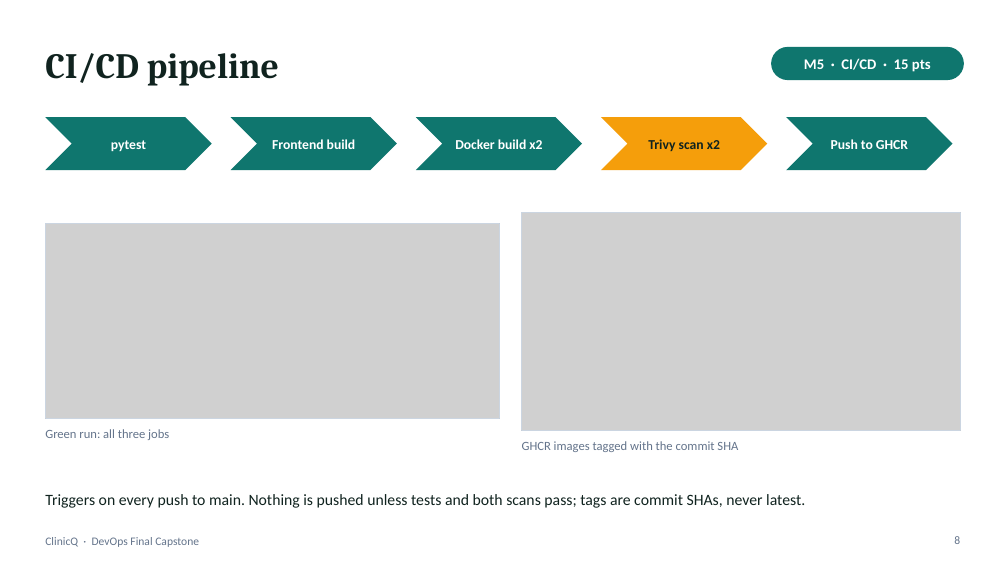
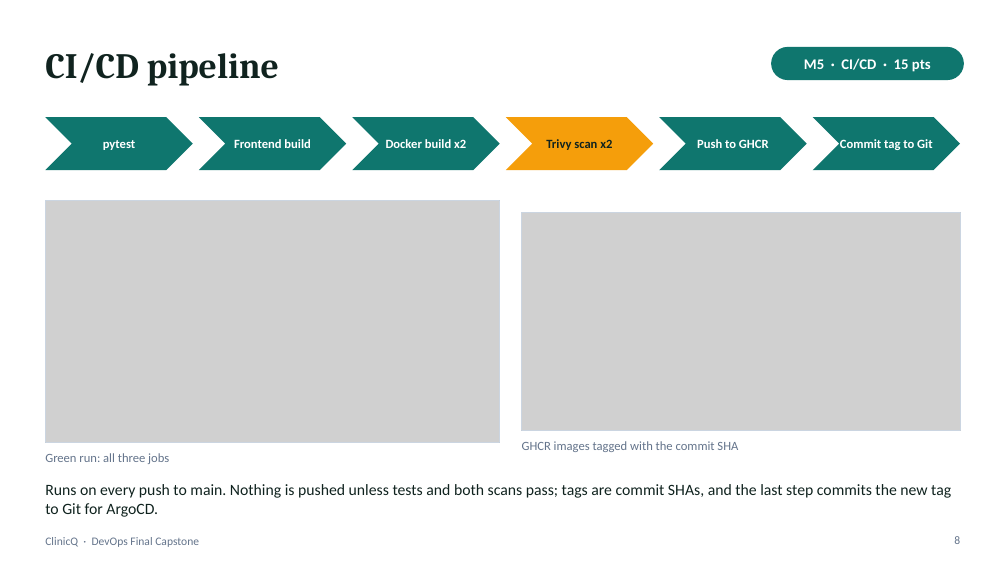
Before and after one commit to Aryan-Bhendarkar/ClinicQ, a slide deck: slide 8 of demo/ClinicQ-DevOps-Capstone.pptx. Drawn at 1008x567 pixels with LibreOffice and Linux fonts; fonts in the diff are those of the drawing; grey boxes stand for pictures. Boxes give left, top, right and bottom in pixels: in the first picture for what was removed or moved away, otherwise in the second. Text is boxed around its words. In the diff, an @@ line names an element or a change of style, - is before the commit and + after.

```diff
--- a/demo/ClinicQ-DevOps-Capstone.pptx
+++ b/demo/ClinicQ-DevOps-Capstone.pptx
@@ chevron: place and size @@
-chevron at <box>45,117,212,170</box>
+chevron at <box>45,117,193,170</box>
@@ chevron: place and size @@
-chevron at <box>231,117,397,170</box>
+chevron at <box>199,117,346,170</box>
@@ text "Frontend build": place and size @@
-text "Frontend build" at <box>272,139,356,149</box>
+text "Frontend build" at <box>234,139,310,148</box>
@@ chevron: place and size @@
-chevron at <box>416,117,582,170</box>
+chevron at <box>352,117,500,170</box>
@@ text "Docker build x2": place and size @@
-text "Docker build x2" at <box>455,139,542,149</box>
+text "Docker build x2" at <box>386,139,466,148</box>
@@ chevron: place and size @@
-chevron at <box>601,117,768,170</box>
+chevron at <box>506,117,653,170</box>
@@ text "Trivy scan x2": place and size @@
-text "Trivy scan x2" at <box>648,139,720,151</box>
+text "Trivy scan x2" at <box>546,139,612,150</box>
@@ chevron added at <box>659,117,807,170</box>, fill #0F766E @@
@@ size 13 to 12 pt in 5 elements at <box>103,140,135,150</box>, <box>234,139,310,148</box>, <box>386,139,466,148</box>, <box>546,139,612,150</box>, <box>697,139,769,148</box> @@
@@ text "Push to GHCR": place and size @@
-text "Push to GHCR" at <box>831,139,908,149</box>
+text "Push to GHCR" at <box>697,139,769,148</box>
@@ chevron: place and size @@
-chevron at <box>786,117,953,170</box>
+chevron at <box>813,117,960,170</box>
@@ text added at <box>840,139,932,150</box>, 12 pt, text #FFFFFF, bold @@
+Commit tag to Git
@@ rectangle: place and size @@
-rectangle at <box>45,224,499,419</box>
+rectangle at <box>45,200,499,442</box>
@@ picture: place and size @@
-picture at <box>45,224,499,419</box>
+picture at <box>45,200,499,442</box>
@@ text "Green run: all three jobs": place and size @@
-text "Green run: all three jobs" at <box>45,429,169,440</box>
+text "Green run: all three jobs" at <box>45,453,169,464</box>
@@ text at <box>45,484,951,517</box>: text changed @@
-Triggers on every push to main. Nothing is pushed unless tests and both scans pass; tags are commit SHAs, never latest.
+Runs on every push to main. Nothing is pushed unless tests and both scans pass; tags are commit SHAs, and the last step commits the new tag to Git for ArgoCD.
```
Also in this commit, not shown: 4 other slides changed, 1 slide added, 3 other files.
